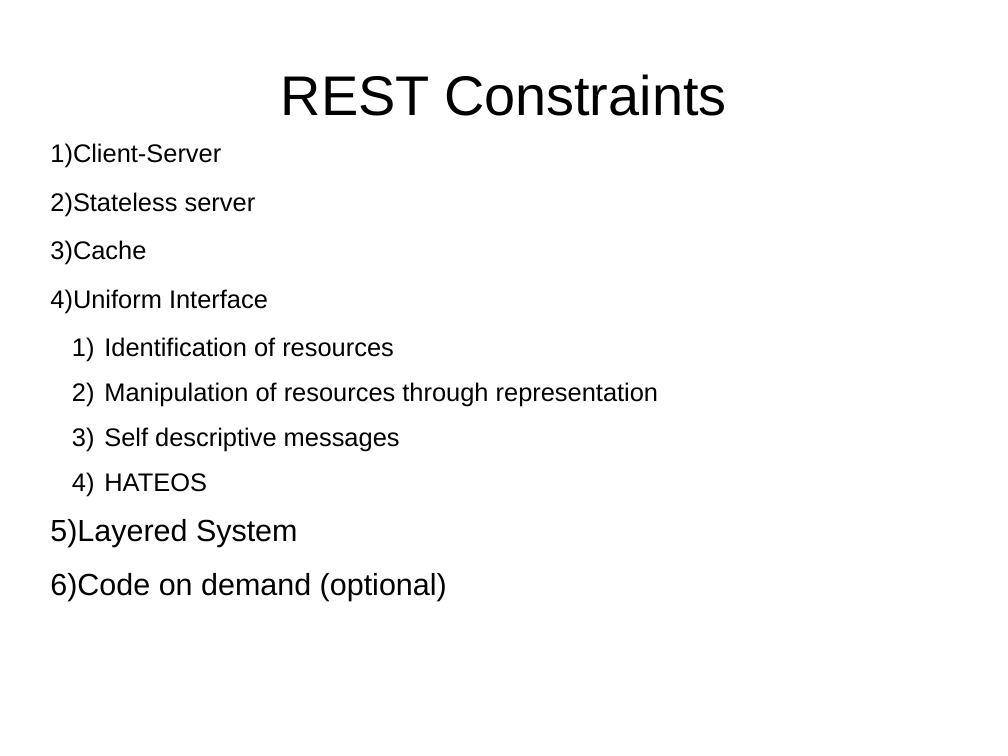
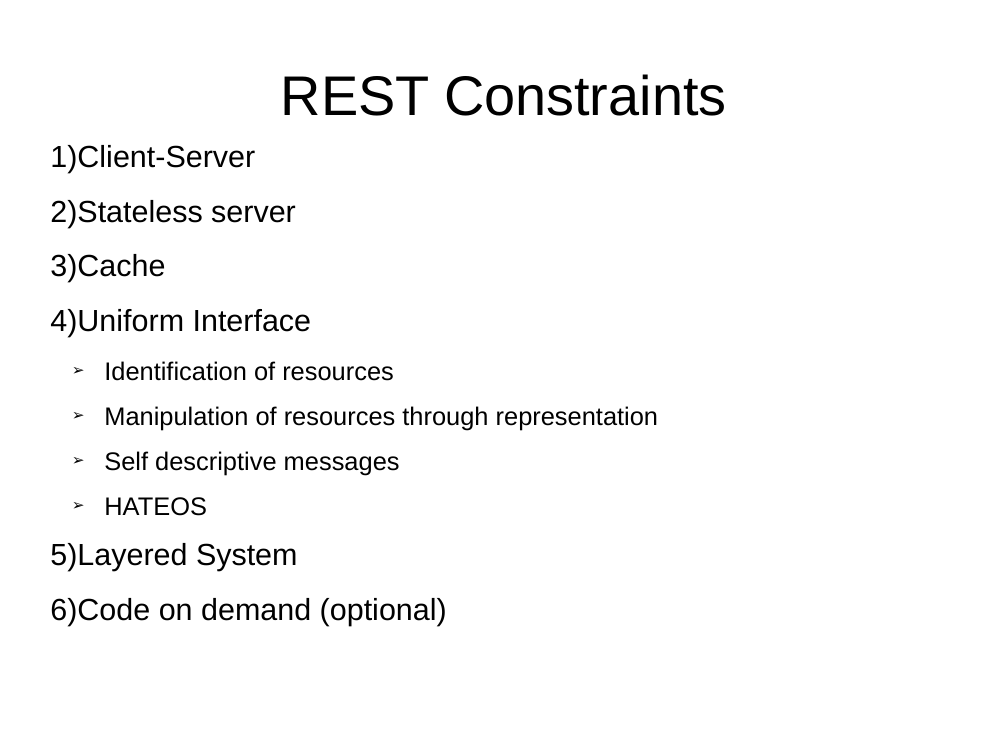
Before and after one commit to netzu/rest-presentation, a slide deck: slide 6 of RestfulFundaments.odp. Drawn at 1008x756 pixels with LibreOffice and Linux fonts; fonts in the diff are those of the drawing. Boxes give left, top, right and bottom in pixels: in the first picture for what was removed or moved away, otherwise in the second. Text is boxed around its words. In the diff, an @@ line names an element or a change of style, - is before the commit and + after.

```diff
--- a/RestfulFundaments.odp
+++ b/RestfulFundaments.odp
@@ text at [50,145,658,516]: size 20 to 24 pt in "Client-Server", "Stateless server", "Cache", "Uniform Interface"; bullet 1) to ➢ @@
```
Also in this commit, not shown: 7 other slides changed, 9 slides added, 1 slide removed, 2 other files.
